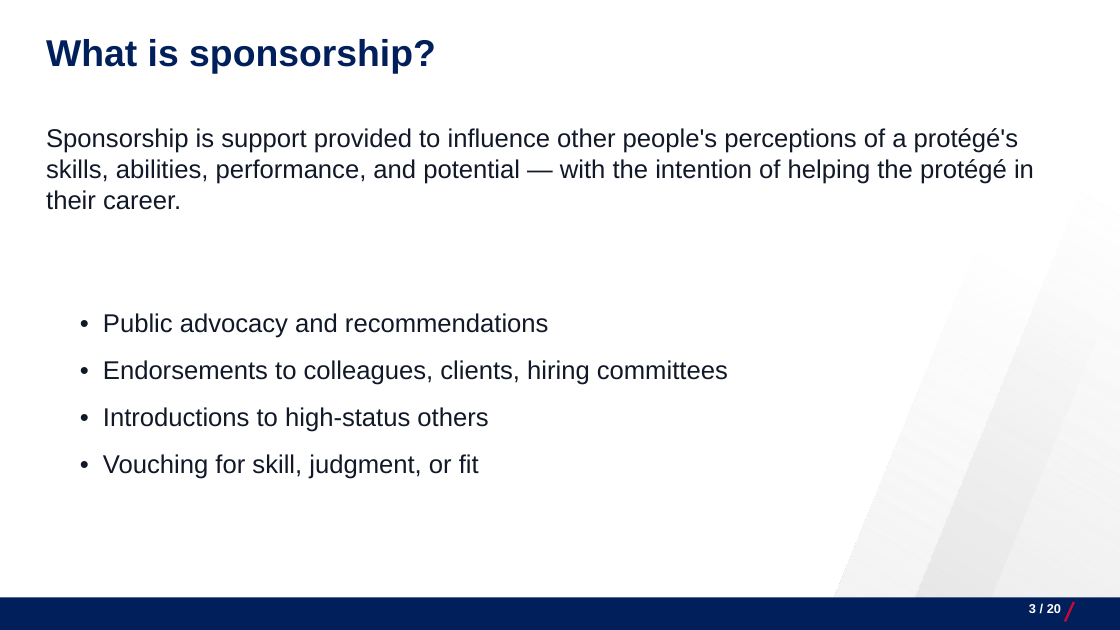
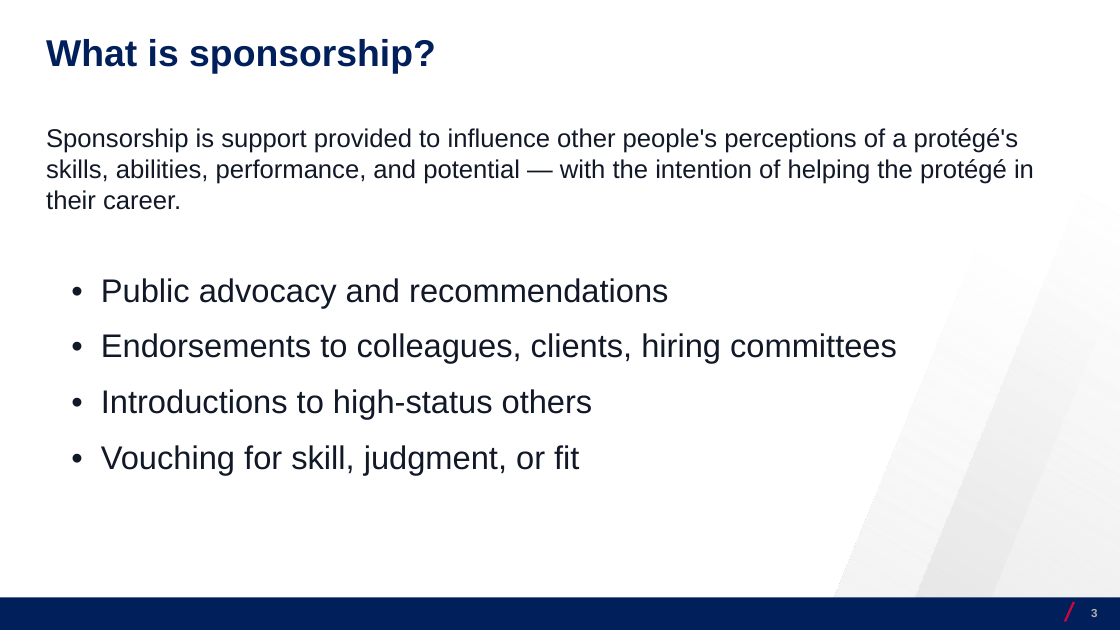
Before and after one commit to josecerv/sponsorship-network, a slide deck: slide 3 of docs/UChicago-0410.pptx. Drawn at 1120x630 pixels with LibreOffice and Linux fonts; fonts in the diff are those of the drawing; background and template pictures are left out. Boxes give left, top, right and bottom in pixels: in the first picture for what was removed or moved away, otherwise in the second. Text is boxed around its words. In the diff, an @@ line names an element or a change of style, - is before the commit and + after.

```diff
--- a/docs/UChicago-0410.pptx
+++ b/docs/UChicago-0410.pptx
@@ text "• Public advocacy and recommendations": place and size @@
-text "• Public advocacy and recommendations" at (103,313,728,479)
+text "• Public advocacy and recommendations" at (101,278,897,475)
@@ text "• Public advocacy and recommendations" at (101,278,897,475): size 22 to 28 pt @@
@@ page number at (1091,609,1097,617): text changed; size 11 to 10 pt; text colour #FFFFFF to #AFAFAF @@
-3 / 20
+3
```
Also in this commit, not shown: 17 other slides changed, 2 slides added, 2 slides removed, 28 other files.
